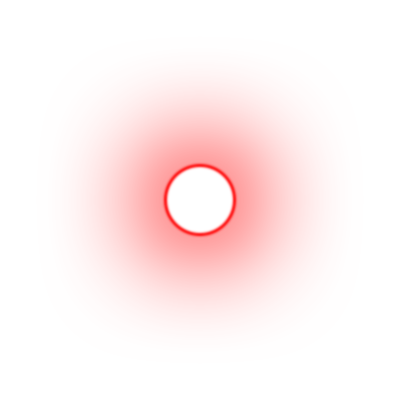
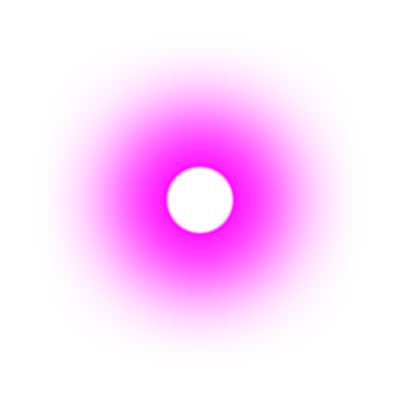
Layers edited between the first and the second 400px x 400px image:
painted on "Ellipse 1 copy" over [164, 164, 236, 236]
